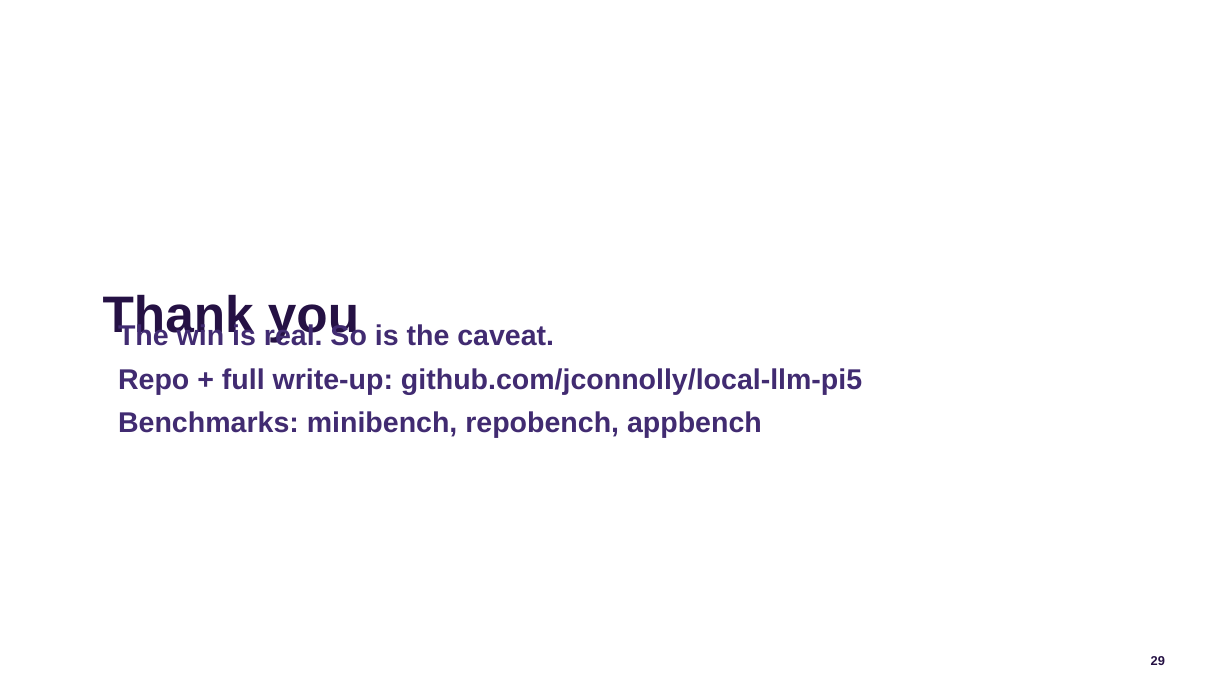
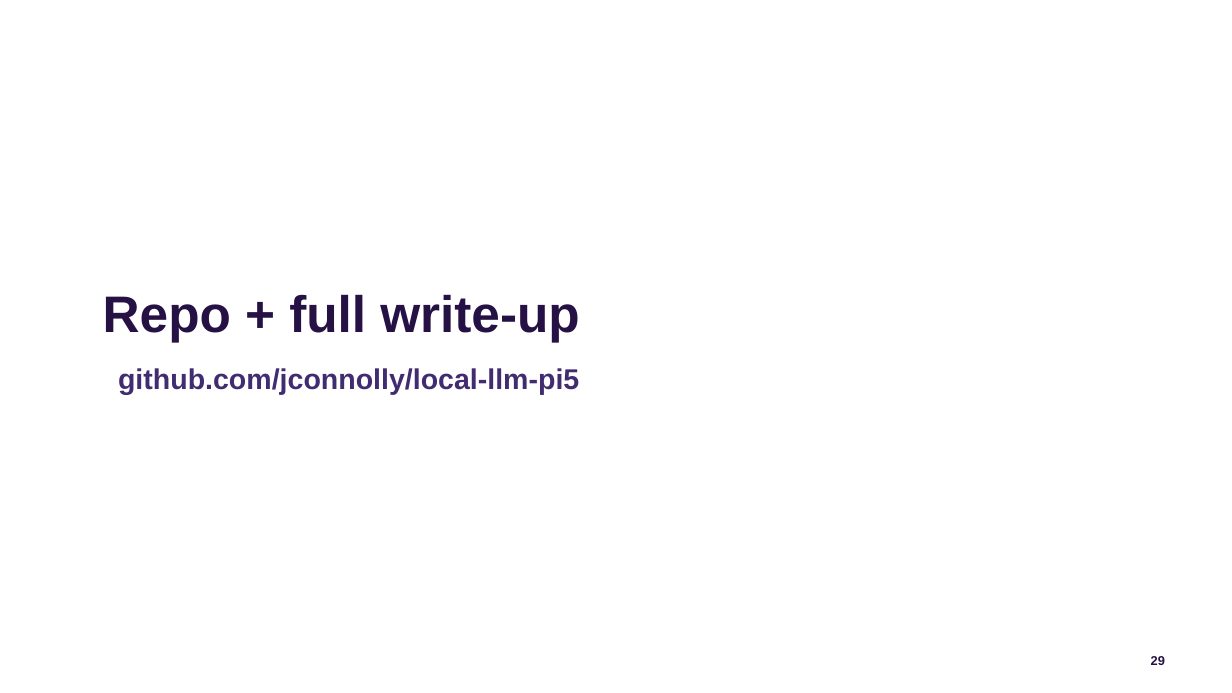
Before and after one commit to jconnolly/local-llm-pi5, a slide deck: slide 29 of local-llm-datasociety.pptx. Drawn at 1232x693 pixels with LibreOffice and Linux fonts; fonts in the diff are those of the drawing; background and template pictures are left out. Boxes give left, top, right and bottom in pixels: in the first picture for what was removed or moved away, otherwise in the second. Text is boxed around its words. In the diff, an @@ line names an element or a change of style, - is before the commit and + after.

Commit message:
Trim: 'What's next' (drop parenthetical); close slide -> just repo link; drop 'dead-end Pi earns its keep'

```diff
--- a/local-llm-datasociety.pptx
+++ b/local-llm-datasociety.pptx
@@ title at [103, 294, 579, 342]: text changed @@
-Thank you
+Repo + full write-up
@@ subtitle at [118, 368, 579, 394]: text changed @@
-The win is real. So is the caveat.
-Repo + full write-up: github.com/jconnolly/local-llm-pi5
-Benchmarks: minibench, repobench, appbench
+github.com/jconnolly/local-llm-pi5
```
Also in this commit, not shown: 1 other slide changed, 3 other files.
